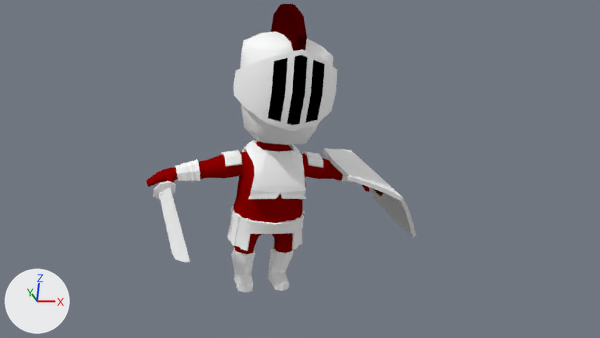
One commit to the Blender file blender/Scenarios/misc/Knight.blend: the scene before it, then after it.
Both versions are drawn from the file's camera 'Camera'. Arrows for +X, +Y and +Z are at lower left; the lights stay in place.
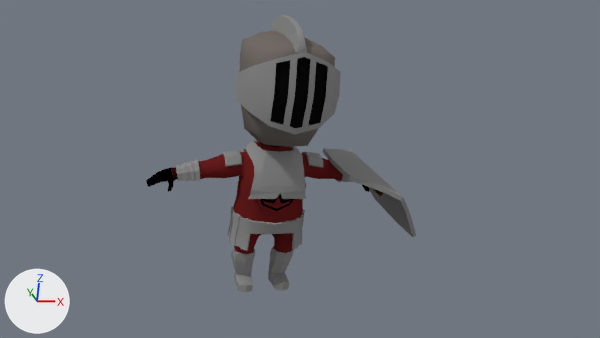
Boxes [x1, y1, x2, y2] around the edits, measured in the pictures (600 x 338 px; the box of a moved part takes in the faces that stretch with it):
'Plane', recoloured, reshaped, moved: before [234, 49, 337, 131]; after [235, 52, 341, 135]
'Cylinder', surface changed: [146, 141, 369, 254] in both
'Cube', recoloured, reshaped, rescaled (white to grey, 6% shorter): before [240, 4, 333, 145]; after [240, 15, 335, 147]
'Plane.001', recoloured (white to grey): [242, 140, 306, 199] in both
'Plane.002', recoloured: [322, 148, 416, 237] in both
'Cylinder.007', recoloured (white to grey): [227, 206, 305, 251] in both
'Cylinder.008', deleted: before [153, 181, 190, 262]
'Cylinder.005', recoloured: [231, 248, 255, 292] in both
'Cylinder.006', recoloured: [268, 246, 293, 291] in both
'Cylinder.003', recoloured (white to grey): [175, 159, 200, 181] in both
'Cylinder.004', recoloured (white to grey): [221, 150, 242, 167] in both
'Cylinder.001', recoloured: [302, 152, 323, 168] in both
'Cylinder.002', recoloured, moved, turned: [335, 175, 353, 182] in both
'Cylinder.009', turned: [372, 188, 383, 196] in both
part 1 of me_plane, built on: before [268, 55, 325, 125]; after [270, 57, 328, 128]
part 2 of me_cube, moved or reshaped: before [271, 4, 307, 51]; after [271, 15, 307, 53]
part 3 of me_cube, recoloured (white to grey): before [240, 32, 333, 145]; after [240, 31, 335, 147]
part 4 of me_plane_002, recoloured: [324, 148, 402, 197] in both
part 5 of me_plane_002, recoloured: [322, 149, 416, 237] in both

What changed in the scene script:
```text
Change mat_material_009:
    mat_material_009.base_color: (1.0, 1.0, 1.0) -> (0.263, 0.263, 0.263)  # white #ffffff -> grey #8c8c8c
Change mat_material_002:
    mat_material_002.base_color: (0.0, 0.0, 0.0) -> (0.00394, 0.00394, 0.00394)  # black #000000 -> black #0d0d0d
Change mat_cresta:
    mat_cresta.base_color: (0.0578, 0.0, 0.0) -> (0.171, 0.149, 0.136)  # dark red #440000 -> grey #736c67
Change mat_material_001:
    remove mat_material_001.base_color = (0.288, 0.0, 0.0)  # red #920000
    add mat_material_001.texture = img_parter_1_body_1_png
Change me_plane:
    used by ob_plane; location = (0.0, -0.355, 1.767); rotation_euler = (1.571, 0.0, 0.0), in degrees (90, 0, 0); scale = (0.345, 0.33, 0.224)
    remove me_plane.from_pydata(...)  # 110 vertices, 108 faces; spans x -1.08..1.08, y -0.9..0.92, z -1.75..0.32
    add me_plane.from_pydata(...)  # 130 vertices, 128 faces; spans x -1.08..1.08, y -0.9..0.92, z -1.75..0.28
    me_plane part 1
    1 vertex is removed from x 0.0, y 0.01, z 0.32
    8 faces are deleted
    3 vertices are added at (0.55, -0.02, 0.07), (-0.55, -0.02, 0.07), (0.0, 0.01, 0.23)
    18 new vertices lie (0.0, 0.0, -0.09) away from vertices in x -0.54..0.54, y -0.75..0.81, z 0.0..0.28
    28 new faces join them, mat_material_002 (black #0d0d0d)
Change me_cube:
    used by ob_cube; location = (0.0, 0.017, 1.59); scale = (0.311, 0.311, 0.311)
    remove me_cube.from_pydata(...)  # 106 vertices, 104 faces; spans x -1.1..1.1, y -1.23..1.33, z -1.09..2.39
    add me_cube.from_pydata(...)  # 106 vertices, 104 faces; spans x -1.1..1.1, y -1.19..1.2, z -1.09..2.08
    me_cube part 2: 18 of 106 vertices moved; they spanned x -0.09..0.09, y -1.23..1.33, z 1.29..2.39 and now span x -0.08..0.08, y -1.11..1.2, z 1.13..2.08; mean shift (0.0, -0.01, -0.24); largest move (0.0, -0.05, 2.39) -> (0.0, -0.04, 2.08)
    me_cube part 3: all 76 faces that had it switch from mat_boots_003 (white #ffffff) to mat_cresta (grey #736c67)
    add me_cube.materials.append(mat_material_009)  # grey #8c8c8c
Change me_cylinder_001:
    where me_cylinder_001.from_pydata(...)  # 30 vertices, 27 faces; spans x 0.271..0.403, y -0.057..0.168, z 1.023..1.162
    remove me_cylinder_001.materials.append(mat_boots_003)  # white #ffffff
    add me_cylinder_001.materials.append(mat_material_009)  # grey #8c8c8c
Change me_cylinder_007:
    where me_cylinder_007.from_pydata(...)  # 148 vertices, 152 faces; spans x -0.315..0.315, y -0.228..0.206, z 0.401..0.674
    remove me_cylinder_007.materials.append(mat_boots_003)  # white #ffffff
    add me_cylinder_007.materials.append(mat_material_009)  # grey #8c8c8c
Change me_cylinder_006:
    where me_cylinder_006.from_pydata(...)  # 94 vertices, 92 faces; spans x -0.272..-0.063, y -0.139..0.142, z -0.012..0.317
    remove me_cylinder_006.materials.append(mat_boots_003)  # white #ffffff
    add me_cylinder_006.materials.append(mat_material_009)  # grey #8c8c8c
Change me_cylinder_005:
    where me_cylinder_005.from_pydata(...)  # 94 vertices, 92 faces; spans x -0.104..0.104, y -0.139..0.141, z -0.168..0.161
    remove me_cylinder_005.materials.append(mat_boots_003)  # white #ffffff
    add me_cylinder_005.materials.append(mat_material_009)  # grey #8c8c8c
Change me_plane_002:
    where me_plane_002.from_pydata(...)  # 42 vertices, 40 faces; spans x -0.82..0.82, y -0.88..1.13, z -0.22..0.13
    used by ob_plane_002; parent = ob_cylinder_009; location = (0.0, 0.00903, 0.878); rotation_euler = (1.571, 0.0, 0.0), in degrees (90, 0, 0)
    me_plane_002 part 4: all 12 faces that had it switch from mat_material (white #ffffff) to mat_material_009 (grey #8c8c8c)
    me_plane_002 part 5: all 28 faces that had it switch from mat_material_003 (white #e7e7e7) to mat_material_009 (grey #8c8c8c)
Change ob_plane:
    ob_plane.location: (0.0, -0.355, 1.767) -> (0.0, -0.428, 1.767)
Change ob_cube:
    ob_cube.scale: (0.311, 0.311, 0.311) -> (0.311, 0.364, 0.311)
Change ob_cylinder_002:
    ob_cylinder_002.rotation_euler: (-0.0145, -0.000667, 0.00277) -> (0.0, 0.0, 0.0)  # degrees (-0.8, 0, 0.2) -> degrees (0, 0, 0)
    ob_cylinder_002.location: (0.001, -0.016, 0.0) -> (0.0, 0.0, 0.0)
Change ob_cylinder_009:
    ob_cylinder_009.rotation_euler: (1.575, -2.475, 0.0196) -> (1.575, 3.808, 0.0196)  # degrees (90, -142, 1.1) -> degrees (90, 218, 1.1)
Remove ob_cylinder_008:
    ob_cylinder_008 = bpy.data.objects.new('Cylinder.008', me_cylinder_000)
```
